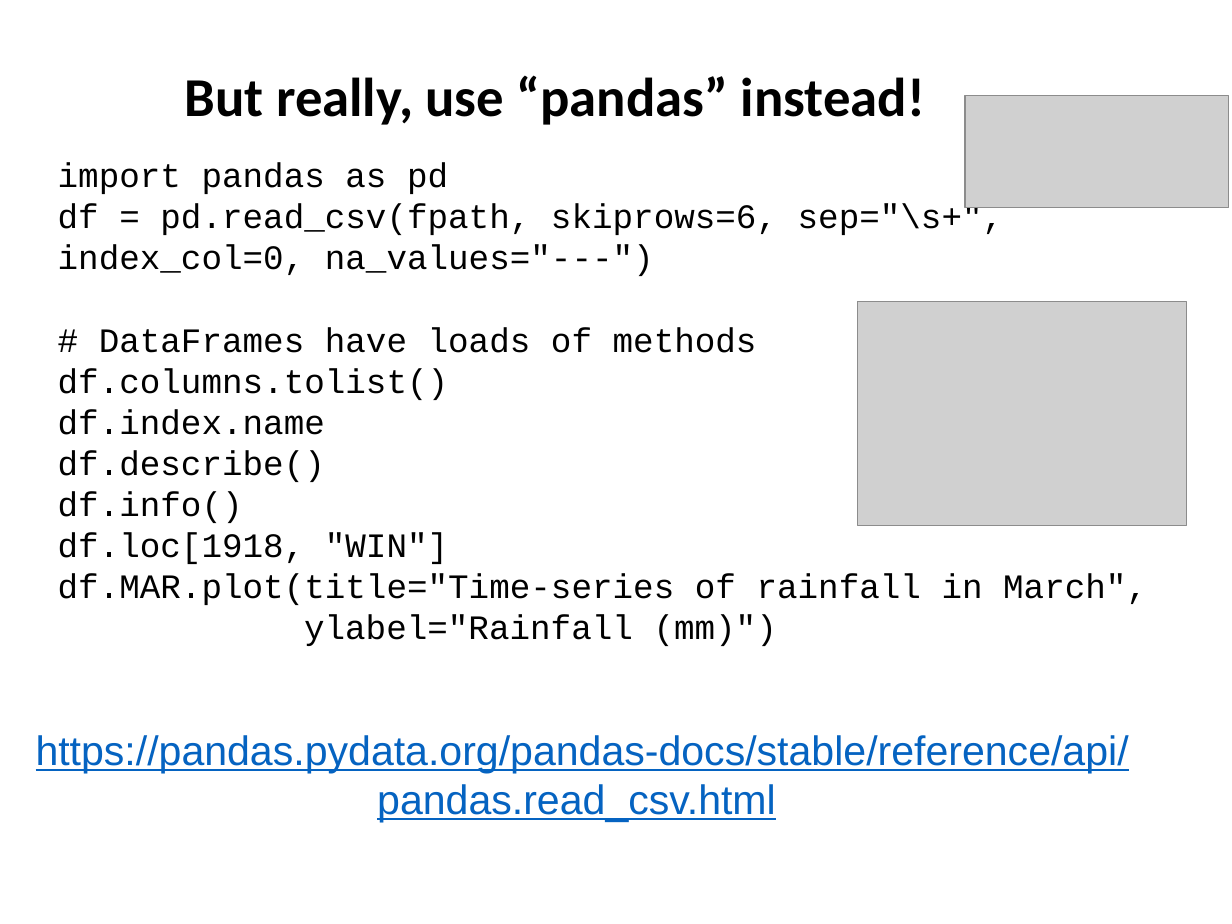
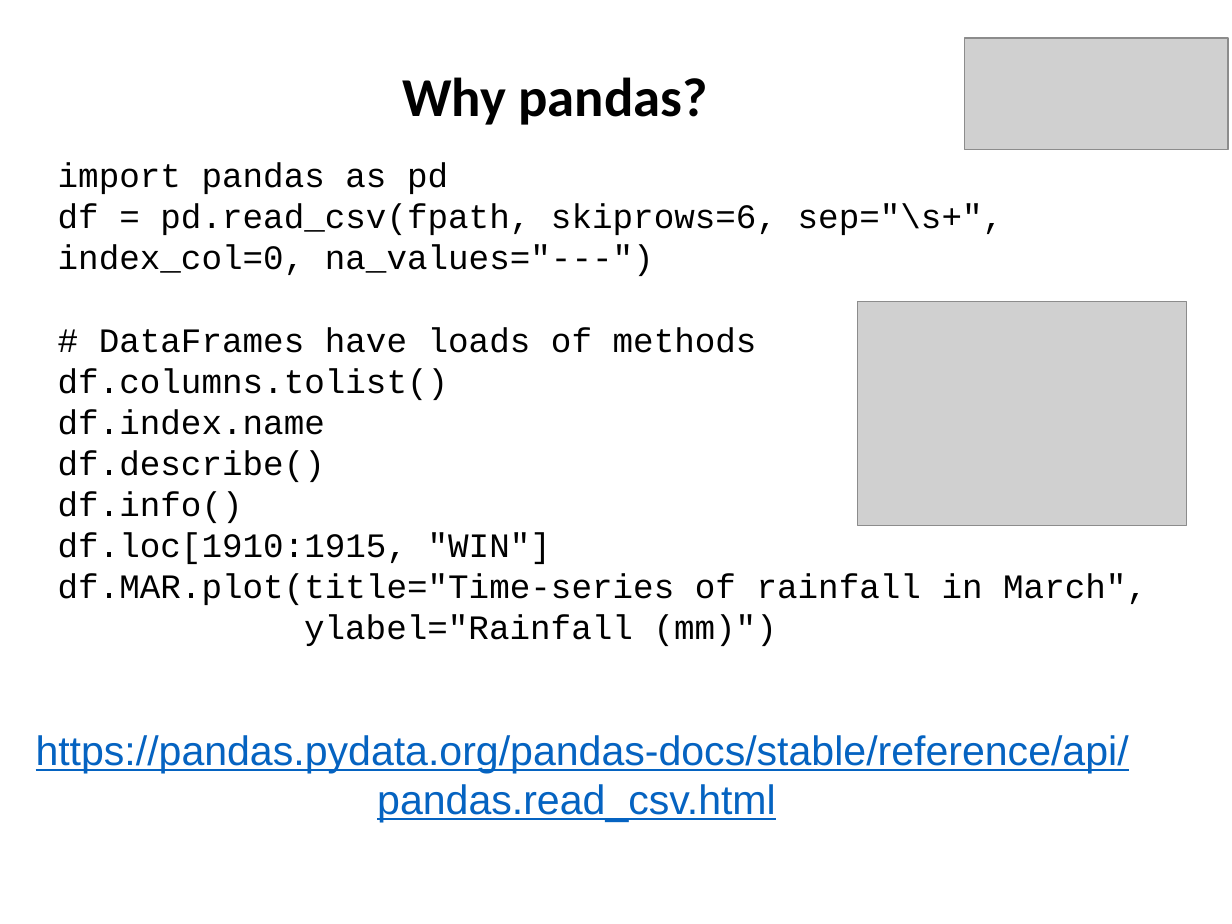
Before and after one commit to ncasuk/ncas-isc, a slide deck: slide 25 of python-data/slides/02_python_text_formats.pptx. Drawn at 1232x924 pixels with LibreOffice and Linux fonts; fonts in the diff are those of the drawing; grey boxes stand for pictures; background and template pictures are left out. Boxes give left, top, right and bottom in pixels: in the first picture for what was removed or moved away, otherwise in the second. Text is boxed around its words. In the diff, an @@ line names an element or a change of style, - is before the commit and + after.

```diff
--- a/python-data/slides/02_python_text_formats.pptx
+++ b/python-data/slides/02_python_text_formats.pptx
@@ picture: place and size @@
-picture at (965, 96, 1228, 208)
+picture at (965, 38, 1228, 150)
@@ title at (402, 77, 708, 125): text changed @@
-But really, use “pandas” instead!
+Why pandas?
@@ text at (58, 532, 551, 564): text changed @@
-df.loc[1918, "WIN"]
+df.loc[1910:1915, "WIN"]
```
Also in this commit, not shown: 1 other slide changed, 1 other file.
